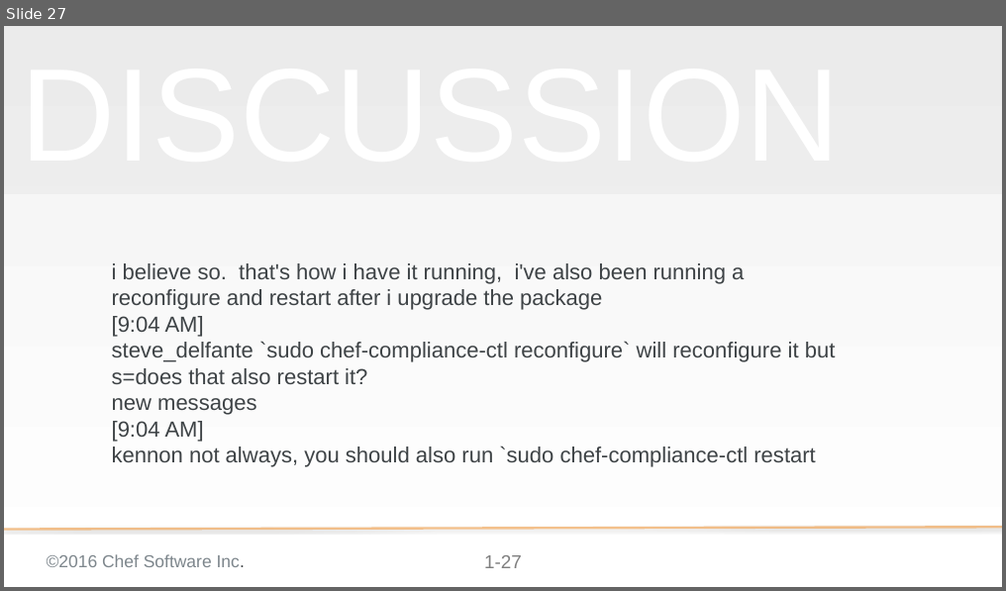
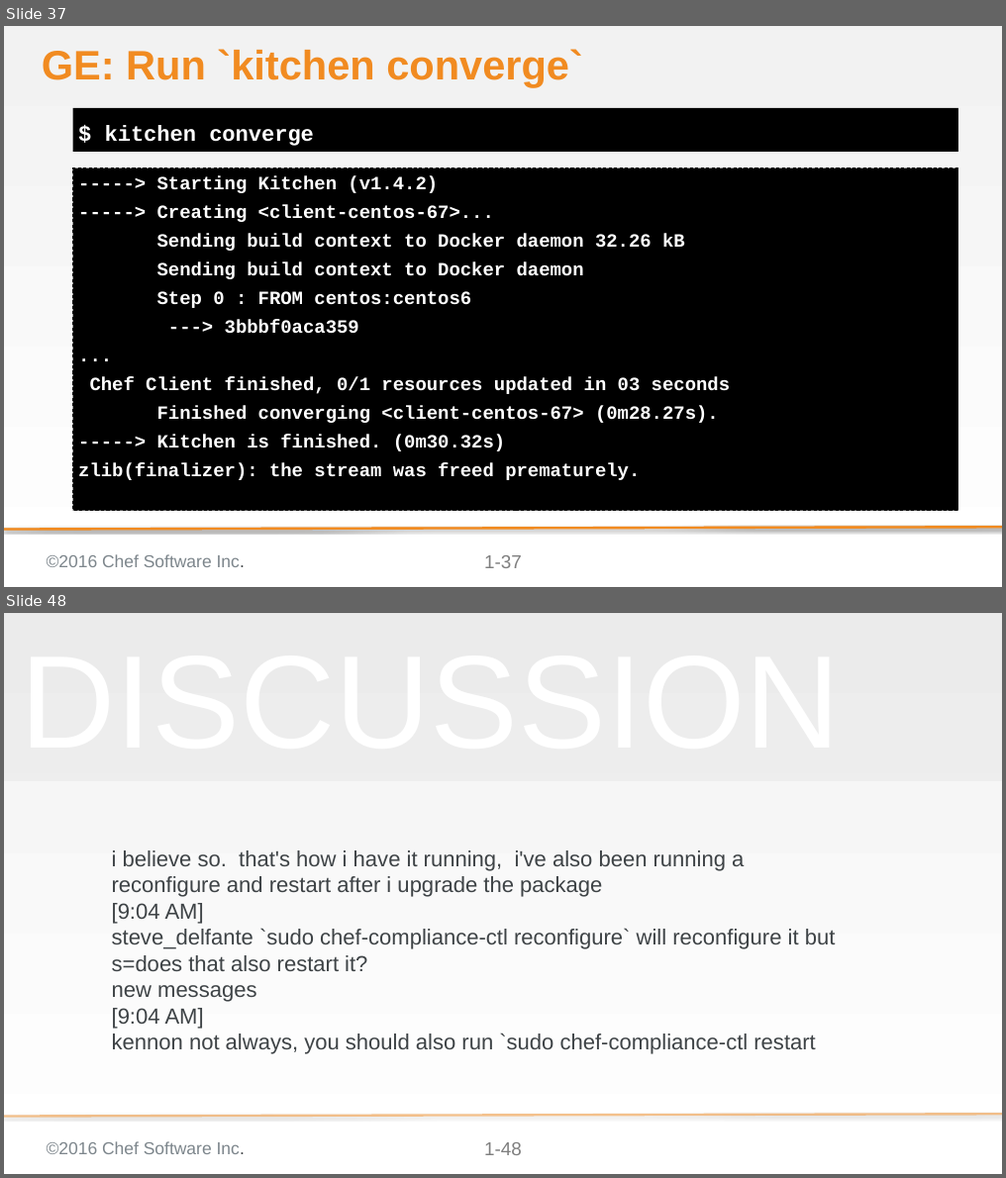
Before and after one commit to bchamby/chef-compliance-installation-configuration-operation, a slide deck: 03-initial-configuration-scans.pptx. Shown one above the other, each under a label of ours: slide 27 before the commit, slides 37 and 48 after it; the slides between them are not shown. The pictures are 1006x591 and 1006x1178 pixels, drawn with LibreOffice and Linux fonts; fonts in the diff are those of the drawing; background and template pictures are left out. Boxes give left, top, right and bottom in pixels: in the first picture for what was removed or moved away, otherwise in the second. Text is boxed around its words. In the diff, an @@ line names an element or a change of style, - is before the commit and + after.

```diff
--- a/03-initial-configuration-scans.pptx
+++ b/03-initial-configuration-scans.pptx
@@ slide 37 added at box(4, 26, 1002, 587), background gradient #F2F2F2 to #FFFFFF; not listed: 3 template elements that a slide beside it also shows @@
@@ title added at box(42, 49, 583, 87), 52.8 pt, text #F18B21, bold @@
+GE: Run `kitchen converge`
@@ text added at box(73, 108, 958, 152), fill #000000, 28 pt, text #FFFFFF, bold @@
+$ kitchen converge
@@ text added at box(73, 168, 958, 510), fill #000000, outline #000000 1 pt dashed, 24 pt, text #FFFFFF, bold @@
+-----> Starting Kitchen (v1.4.2)
+-----> Creating <client-centos-67>...
+Sending build context to Docker daemon 32.26 kB
+Sending build context to Docker daemon
+Step 0 : FROM centos:centos6
+---> 3bbbf0aca359
+...
+Chef Client finished, 0/1 resources updated in 03 seconds
+Finished converging <client-centos-67> (0m28.27s).
+-----> Kitchen is finished. (0m30.32s)
+zlib(finalizer): the stream was freed prematurely.
@@ line added from (1002, 527) to (4, 530), #F18B21 3 pt @@
@@ what was slide 27 is now slide 48 @@
@@ page number at box(484, 1143, 522, 1156): text changed @@
-1-27
+1-48
```
Also in this commit, not shown: 2 slides changed, 22 other slides added, 2 slides removed.
